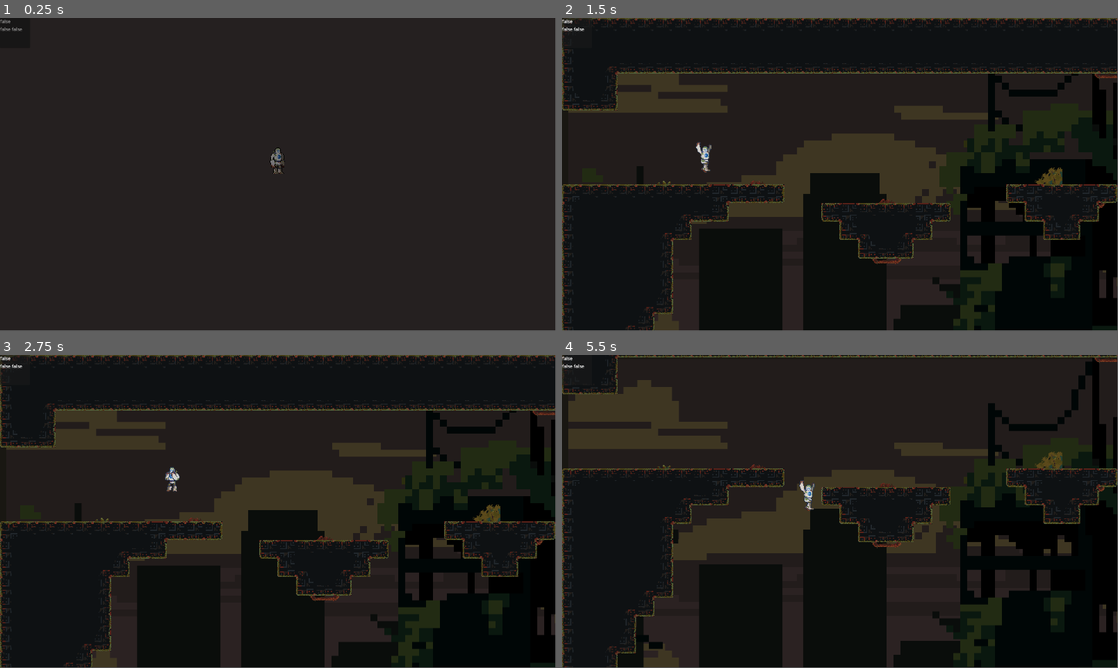
Above: before the commit, frames 1-4 (two rows, left to right).
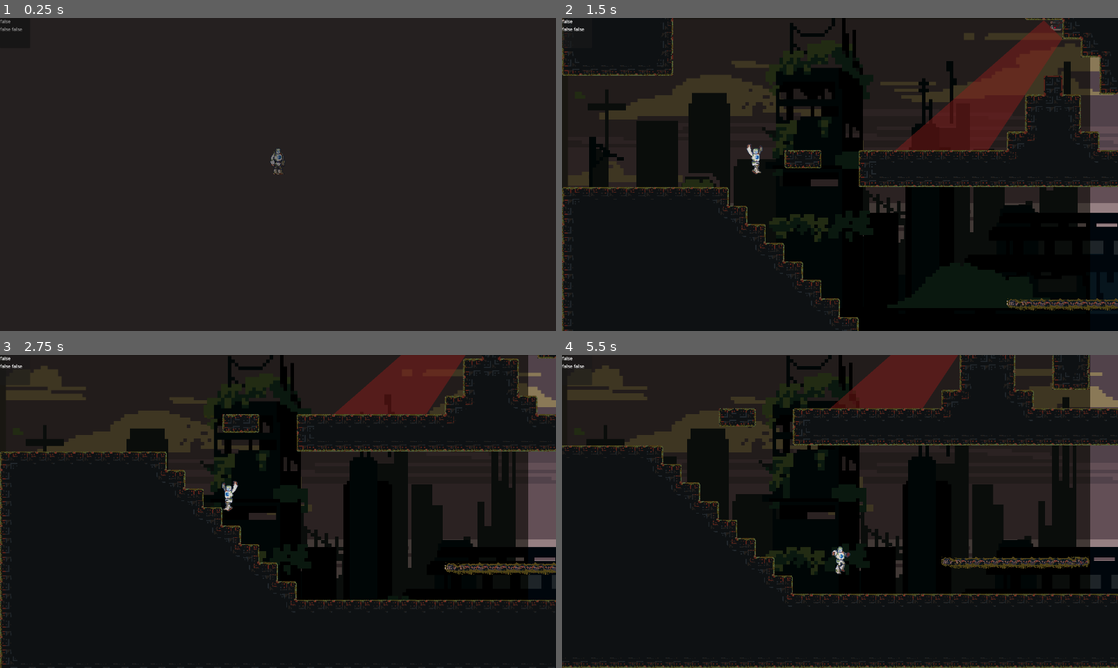
Above: after the commit, the same moments.

Repository: DevFTB/GMTK2024
Game: Godot game, scene res://main.tscn
The game is run twice, just before and just after one commit, with the same random seed, the same clock (stepped at 60 frames per second) and the same inputs. Sound files missing from this copy of the repository are replaced by a short silence.
Inputs:
- Up to frame 1 (0.25 s): no input
- Up to frame 2 (1.5 s): hold F (interact) 0.53-1.28 s; hold D (move_right) from 0.53 s (still down); tap Space (jump) at 0.77, 0.8, 1.07, 1.35 s
- Up to frame 3 (2.75 s): tap Space (jump) at 1.52, 1.82, 2.3 s; tap F (interact) at 1.55 s; release D (move_right) at 2.03 s; hold A (move_left) from 2.03 s (still down); hold F (interact) from 2.03 s (still down)
- Up to frame 4 (5.5 s): release A (move_left) at 2.78 s; release F (interact) at 2.78 s; hold D (move_right) 2.78-4.28 s; tap F (interact) at 2.85, 4.35 s; tap Space (jump) at 3.02, 3.32, 4.52, 4.82, 5.3 s; hold Space (jump) 3.53-4.28 s; hold A (move_left) 4.28-5.03 s; hold D (move_right) from 5.03 s (still down); hold F (interact) from 5.03 s (still down)
In our replay, the window is 799x449 before the commit and 800x450 after it. These sizes can differ from the game's own. Grey fills any space a smaller window leaves; there, only what the larger window draws over its background counts as a difference.

The runs differ from the first frame. In frame 1, less than 0.1% of the frame differs, in the area x 48-52%, y 41-50%; in frame 2, 34%; in frame 3, 32%; in frame 4, 36%, in the area x 0-100%, y 0-100%.

Commit message:
refactors audio system out of player script into animations

Diff:
--- a/entity/player/assets/big_anim_library.tres
+++ b/entity/player/assets/big_anim_library.tres
@@ -55,6 +55,20 @@
 "update": 1,
 "values": [true]
 }
+tracks/2/type = "method"
+tracks/2/imported = false
+tracks/2/enabled = true
+tracks/2/path = NodePath("SoundPlayer")
+tracks/2/interp = 1
+tracks/2/loop_wrap = true
+tracks/2/keys = {
+"times": PackedFloat32Array(0),
+"transitions": PackedFloat32Array(1),
+"values": [{
+"args": ["", false, false],
+"method": &"play"
+}]
+}
 
 [sub_resource type="Animation" id="Animation_6myp8"]
 resource_name = "fall_right"
@@ -71,9 +85,20 @@
 "update": 1,
 "values": [30]
 }
-
-[sub_resource type="Animation" id="Animation_nkrye"]
-resource_name = "glide"
+tracks/1/type = "method"
+tracks/1/imported = false
+tracks/1/enabled = true
+tracks/1/path = NodePath("SoundPlayer")
+tracks/1/interp = 1
+tracks/1/loop_wrap = true
+tracks/1/keys = {
+"times": PackedFloat32Array(0),
+"transitions": PackedFloat32Array(1),
+"values": [{
+"args": ["", false, false],
+"method": &"play"
+}]
+}
 
 [sub_resource type="Animation" id="Animation_hps8b"]
 resource_name = "idle"
@@ -92,10 +117,28 @@
 "update": 1,
 "values": [0, 1, 2, 3, 4, 5, 6, 7, 8]
 }
+tracks/1/type = "method"
+tracks/1/imported = false
+tracks/1/enabled = true
+tracks/1/path = NodePath("SoundPlayer")
+tracks/1/interp = 1
+tracks/1/loop_wrap = true
+tracks/1/keys = {
+"times": PackedFloat32Array(-0.1, 0),
+"transitions": PackedFloat32Array(1, 1),
+"values": [{
+"args": ["", false, false],
+"method": &"play"
+}, {
+"args": ["", false, false],
+"method": &"play"
+}]
+}
 
 [sub_resource type="Animation" id="Animation_uxi7o"]
 resource_name = "jump_left"
 length = 0.3
+step = 1.0
 tracks/0/type = "value"
 tracks/0/imported = false
 tracks/0/enabled = true
@@ -119,6 +162,20 @@
 "transitions": PackedFloat32Array(1, 1),
 "update": 1,
 "values": [true, false]
+}
+tracks/2/type = "method"
+tracks/2/imported = false
+tracks/2/enabled = true
+tracks/2/path = NodePath("SoundPlayer")
+tracks/2/interp = 1
+tracks/2/loop_wrap = true
+tracks/2/keys = {
+"times": PackedFloat32Array(0),
+"transitions": PackedFloat32Array(1),
+"values": [{
+"args": ["jump", true, false],
+"method": &"play"
+}]
 }
 
 [sub_resource type="Animation" id="Animation_eg4lj"]
@@ -135,6 +192,20 @@
 "transitions": PackedFloat32Array(1, 1, 1),
 "update": 1,
 "values": [27, 28, 30]
+}
+tracks/1/type = "method"
+tracks/1/imported = false
+tracks/1/enabled = true
+tracks/1/path = NodePath("SoundPlayer")
+tracks/1/interp = 1
+tracks/1/loop_wrap = true
+tracks/1/keys = {
+"times": PackedFloat32Array(0),
+"transitions": PackedFloat32Array(1),
+"values": [{
+"args": ["jump", true, false],
+"method": &"play"
+}]
 }
 
 [sub_resource type="Animation" id="Animation_2xi8m"]
@@ -225,7 +296,6 @@
 "RESET": SubResource("Animation_yw8jf"),
 "fall_left": SubResource("Animation_1wr7o"),
 "fall_right": SubResource("Animation_6myp8"),
-"glide": SubResource("Animation_nkrye"),
 "idle": SubResource("Animation_hps8b"),
 "jump_left": SubResource("Animation_uxi7o"),
 "jump_right": SubResource("Animation_eg4lj"),
--- a/entity/player/assets/big_state_machine.tres
+++ b/entity/player/assets/big_state_machine.tres
@@ -14,7 +14,7 @@
 blend_mode = 1
 
 [sub_resource type="AnimationNodeAnimation" id="AnimationNodeAnimation_8e2a5"]
-animation = &"small/idle"
+animation = &"big/idle"
 
 [sub_resource type="AnimationNodeAnimation" id="AnimationNodeAnimation_ymbpk"]
 animation = &"big/jump_left"
--- a/entity/player/assets/normal_anim_library.tres
+++ b/entity/player/assets/normal_anim_library.tres
@@ -55,6 +55,20 @@
 "update": 1,
 "values": [true]
 }
+tracks/2/type = "method"
+tracks/2/imported = false
+tracks/2/enabled = true
+tracks/2/path = NodePath("SoundPlayer")
+tracks/2/interp = 1
+tracks/2/loop_wrap = true
+tracks/2/keys = {
+"times": PackedFloat32Array(0),
+"transitions": PackedFloat32Array(1),
+"values": [{
+"args": ["", false, false],
+"method": &"play"
+}]
+}
 
 [sub_resource type="Animation" id="Animation_6myp8"]
 resource_name = "fall_right"
@@ -71,9 +85,20 @@
 "update": 1,
 "values": [30]
 }
-
-[sub_resource type="Animation" id="Animation_nkrye"]
-resource_name = "glide"
+tracks/1/type = "method"
+tracks/1/imported = false
+tracks/1/enabled = true
+tracks/1/path = NodePath("SoundPlayer")
+tracks/1/interp = 1
+tracks/1/loop_wrap = true
+tracks/1/keys = {
+"times": PackedFloat32Array(0),
+"transitions": PackedFloat32Array(1),
+"values": [{
+"args": ["", false, false],
+"method": &"play"
+}]
+}
 
 [sub_resource type="Animation" id="Animation_hps8b"]
 resource_name = "idle"
@@ -92,6 +117,20 @@
 "update": 1,
 "values": [0, 1, 2, 3, 4, 5, 6, 7, 8]
 }
+tracks/1/type = "method"
+tracks/1/imported = false
+tracks/1/enabled = true
+tracks/1/path = NodePath("SoundPlayer")
+tracks/1/interp = 1
+tracks/1/loop_wrap = true
+tracks/1/keys = {
+"times": PackedFloat32Array(0),
+"transitions": PackedFloat32Array(1),
+"values": [{
+"args": ["", false, false],
+"method": &"play"
+}]
+}
 
 [sub_resource type="Animation" id="Animation_uxi7o"]
 resource_name = "jump_left"
@@ -120,6 +159,20 @@
 "update": 1,
 "values": [true, false]
 }
+tracks/2/type = "method"
+tracks/2/imported = false
+tracks/2/enabled = true
+tracks/2/path = NodePath("SoundPlayer")
+tracks/2/interp = 1
+tracks/2/loop_wrap = true
+tracks/2/keys = {
+"times": PackedFloat32Array(0),
+"transitions": PackedFloat32Array(1),
+"values": [{
+"args": ["jump", true, false],
+"method": &"play"
+}]
+}
 
 [sub_resource type="Animation" id="Animation_eg4lj"]
 resource_name = "jump_right"
@@ -135,6 +188,20 @@
 "transitions": PackedFloat32Array(1, 1, 1),
 "update": 1,
 "values": [27, 28, 30]
+}
+tracks/1/type = "method"
+tracks/1/imported = false
+tracks/1/enabled = true
+tracks/1/path = NodePath("SoundPlayer")
+tracks/1/interp = 1
+tracks/1/loop_wrap = true
+tracks/1/keys = {
+"times": PackedFloat32Array(0),
+"transitions": PackedFloat32Array(1),
+"values": [{
+"args": ["jump", true, false],
+"method": &"play"
+}]
 }
 
 [sub_resource type="Animation" id="Animation_2xi8m"]
@@ -198,6 +265,20 @@
 "update": 1,
 "values": [18, 19, 20, 21, 22, 23, 24, 25]
 }
+tracks/1/type = "method"
+tracks/1/imported = false
+tracks/1/enabled = true
+tracks/1/path = NodePath("SoundPlayer")
+tracks/1/interp = 1
+tracks/1/loop_wrap = true
+tracks/1/keys = {
+"times": PackedFloat32Array(0),
+"transitions": PackedFloat32Array(1),
+"values": [{
+"args": ["move", false, true],
+"method": &"play"
+}]
+}
 
 [sub_resource type="Animation" id="Animation_37d3o"]
 resource_name = "move_right"
@@ -216,6 +297,20 @@
 "update": 1,
 "values": [8, 9, 10, 11, 12, 13, 14, 15]
 }
+tracks/1/type = "method"
+tracks/1/imported = false
+tracks/1/enabled = true
+tracks/1/path = NodePath("SoundPlayer")
+tracks/1/interp = 1
+tracks/1/loop_wrap = true
+tracks/1/keys = {
+"times": PackedFloat32Array(0),
+"transitions": PackedFloat32Array(1),
+"values": [{
+"args": ["move", false, true],
+"method": &"play"
+}]
+}
 
 [sub_resource type="Animation" id="Animation_xbiwo"]
 resource_name = "push"
@@ -225,7 +320,6 @@
 "RESET": SubResource("Animation_yw8jf"),
 "fall_left": SubResource("Animation_1wr7o"),
 "fall_right": SubResource("Animation_6myp8"),
-"glide": SubResource("Animation_nkrye"),
 "idle": SubResource("Animation_hps8b"),
 "jump_left": SubResource("Animation_uxi7o"),
 "jump_right": SubResource("Animation_eg4lj"),
--- a/entity/player/assets/normal_state_machine.tres
+++ b/entity/player/assets/normal_state_machine.tres
@@ -14,7 +14,7 @@
 blend_mode = 1
 
 [sub_resource type="AnimationNodeAnimation" id="AnimationNodeAnimation_8e2a5"]
-animation = &"small/idle"
+animation = &"normal/idle"
 
 [sub_resource type="AnimationNodeAnimation" id="AnimationNodeAnimation_ymbpk"]
 animation = &"normal/jump_left"
--- a/entity/player/assets/small_anim_library.tres
+++ b/entity/player/assets/small_anim_library.tres
@@ -27,6 +27,20 @@
 "update": 1,
 "values": [true]
 }
+tracks/2/type = "method"
+tracks/2/imported = false
+tracks/2/enabled = true
+tracks/2/path = NodePath("SoundPlayer")
+tracks/2/interp = 1
+tracks/2/loop_wrap = true
+tracks/2/keys = {
+"times": PackedFloat32Array(0),
+"transitions": PackedFloat32Array(1),
+"values": [{
+"args": ["", false, false],
+"method": &"play"
+}]
+}
 
 [sub_resource type="Animation" id="Animation_yh7tk"]
 resource_name = "fall_right"
@@ -43,6 +57,20 @@
 "update": 1,
 "values": [19]
 }
+tracks/1/type = "method"
+tracks/1/imported = false
+tracks/1/enabled = true
+tracks/1/path = NodePath("SoundPlayer")
+tracks/1/interp = 1
+tracks/1/loop_wrap = true
+tracks/1/keys = {
+"times": PackedFloat32Array(0),
+"transitions": PackedFloat32Array(1),
+"values": [{
+"args": ["", false, false],
+"method": &"play"
+}]
+}
 
 [sub_resource type="Animation" id="Animation_lyy8x"]
 resource_name = "glide_left"
@@ -72,6 +100,20 @@
 "update": 1,
 "values": [true]
 }
+tracks/2/type = "method"
+tracks/2/imported = false
+tracks/2/enabled = true
+tracks/2/path = NodePath("SoundPlayer")
+tracks/2/interp = 1
+tracks/2/loop_wrap = true
+tracks/2/keys = {
+"times": PackedFloat32Array(0),
+"transitions": PackedFloat32Array(1),
+"values": [{
+"args": ["glide", false, true],
+"method": &"play"
+}]
+}
 
 [sub_resource type="Animation" id="Animation_nlbpx"]
 resource_name = "glide_right"
@@ -101,6 +143,20 @@
 "update": 1,
 "values": [false]
 }
+tracks/2/type = "method"
+tracks/2/imported = false
+tracks/2/enabled = true
+tracks/2/path = NodePath("SoundPlayer")
+tracks/2/interp = 1
+tracks/2/loop_wrap = true
+tracks/2/keys = {
+"times": PackedFloat32Array(0),
+"transitions": PackedFloat32Array(1),
+"values": [{
+"args": ["glide", false, true],
+"method": &"play"
+}]
+}
 
 [sub_resource type="Animation" id="Animation_6fmsb"]
 resource_name = "idle"
@@ -119,6 +175,20 @@
 "update": 1,
 "values": [0, 1, 2, 3]
 }
+tracks/1/type = "method"
+tracks/1/imported = false
+tracks/1/enabled = true
+tracks/1/path = NodePath("SoundPlayer")
+tracks/1/interp = 1
+tracks/1/loop_wrap = true
+tracks/1/keys = {
+"times": PackedFloat32Array(0),
+"transitions": PackedFloat32Array(1),
+"values": [{
+"args": ["", false, false],
+"method": &"play"
+}]
+}
 
 [sub_resource type="Animation" id="Animation_v5h8i"]
 resource_name = "jump_left"
@@ -147,6 +217,20 @@
 "update": 1,
 "values": [true, false]
 }
+tracks/2/type = "method"
+tracks/2/imported = false
+tracks/2/enabled = true
+tracks/2/path = NodePath("SoundPlayer")
+tracks/2/interp = 1
+tracks/2/loop_wrap = true
+tracks/2/keys = {
+"times": PackedFloat32Array(0),
+"transitions": PackedFloat32Array(1),
+"values": [{
+"args": ["jump", true, false],
+"method": &"play"
+}]
+}
 
 [sub_resource type="Animation" id="Animation_rpsf7"]
 resource_name = "jump_right"
@@ -174,6 +258,20 @@
 "transitions": PackedFloat32Array(1),
 "update": 1,
 "values": [false]
+}
+tracks/2/type = "method"
+tracks/2/imported = false
+tracks/2/enabled = true
+tracks/2/path = NodePath("SoundPlayer")
+tracks/2/interp = 1
+tracks/2/loop_wrap = true
+tracks/2/keys = {
+"times": PackedFloat32Array(0),
+"transitions": PackedFloat32Array(1),
+"values": [{
+"args": ["jump", true, false],
+"method": &"play"
+}]
 }
 
 [sub_resource type="Animation" id="Animation_gajod"]
--- a/entity/player/player.tscn
+++ b/entity/player/player.tscn
@@ -25,6 +25,7 @@
 [ext_resource type="AudioStream" uid="uid://d0qo1268wfwma" path="res://sounds/player/jump medium.wav" id="11_r3er0"]
 [ext_resource type="AnimationNodeStateMachine" uid="uid://c2slo88fd2yc1" path="res://entity/player/assets/big_state_machine.tres" id="12_pdx75"]
 [ext_resource type="AudioStream" uid="uid://d3tlclkgqqfu4" path="res://sounds/player/jump heavy.wav" id="13_r8481"]
+[ext_resource type="Script" path="res://entity/player/player_sound.gd" id="17_eebbm"]
 
 [sub_resource type="Gradient" id="Gradient_flrl2"]
 colors = PackedColorArray(0, 0.439216, 0.686275, 1, 0.207558, 0.000121289, 0.672063, 1)
@@ -144,30 +145,6 @@
 }
 stats = ExtResource("3_8w4te")
 
-[node name="SmallSoundPlayer" type="AudioStreamPlayer2D" parent="."]
-bus = &"SFX"
-script = ExtResource("5_s2ap8")
-footsteps = ExtResource("6_a1evr")
-jump = ExtResource("7_63xwt")
-size_up = ExtResource("7_dpa12")
-size_down = ExtResource("9_qfaku")
-
-[node name="NormalSoundPlayer" type="AudioStreamPlayer2D" parent="."]
-bus = &"SFX"
-script = ExtResource("5_s2ap8")
-footsteps = ExtResource("7_qijco")
-jump = ExtResource("11_r3er0")
-size_up = ExtResource("7_dpa12")
-size_down = ExtResource("9_qfaku")
-
-[node name="BigSoundPlayer" type="AudioStreamPlayer2D" parent="."]
-bus = &"SFX"
-script = ExtResource("5_s2ap8")
-footsteps = ExtResource("8_gorsm")
-jump = ExtResource("13_r8481")
-size_up = ExtResource("7_dpa12")
-size_down = ExtResource("7_dpa12")
-
 [node name="SizeChangeParticles" type="GPUParticles2D" parent="."]
 position = Vector2(0, -18)
 emitting = false
@@ -194,6 +171,7 @@
 offset = Vector2(-32, -64)
 hframes = 9
 vframes = 4
+frame = 8
 
 [node name="SmallSprite2D" type="Sprite2D" parent="."]
 visible = false
@@ -356,5 +334,33 @@
 period = 3.0
 amplitude = 0.5
 
+[node name="SoundPlayer" type="Node2D" parent="." node_paths=PackedStringArray("player")]
+script = ExtResource("17_eebbm")
+player = NodePath("..")
+
+[node name="SmallSoundPlayer" type="AudioStreamPlayer2D" parent="SoundPlayer"]
+bus = &"SFX"
+script = ExtResource("5_s2ap8")
+footsteps = ExtResource("6_a1evr")
+jump = ExtResource("7_63xwt")
+size_up = ExtResource("7_dpa12")
+size_down = ExtResource("9_qfaku")
+
+[node name="NormalSoundPlayer" type="AudioStreamPlayer2D" parent="SoundPlayer"]
+bus = &"SFX"
+script = ExtResource("5_s2ap8")
+footsteps = ExtResource("7_qijco")
+jump = ExtResource("11_r3er0")
+size_up = ExtResource("7_dpa12")
+size_down = ExtResource("9_qfaku")
+
+[node name="BigSoundPlayer" type="AudioStreamPlayer2D" parent="SoundPlayer"]
+bus = &"SFX"
+script = ExtResource("5_s2ap8")
+footsteps = ExtResource("8_gorsm")
+jump = ExtResource("13_r8481")
+size_up = ExtResource("7_dpa12")
+size_down = ExtResource("7_dpa12")
+
 [connection signal="is_grounded_moving" from="." to="." method="_on_is_grounded_moving"]
 [connection signal="jumped" from="." to="." method="_on_jumped"]
--- /dev/null
+++ b/entity/player/player_sound.gd
@@ -0,0 +1,64 @@
+extends Node2D
+
+@export var player: Player
+@export var max_queue_size: int = 1
+
+var active_player: SoundPlayer:
+	get:
+		return sound_players[player.size_mode]
+
+var currently_playing: String
+var is_looping : bool = false
+var queue : Array[AudioQueueItem] = []
+
+@onready var small_sound_player: SoundPlayer = $SmallSoundPlayer
+@onready var normal_sound_player: SoundPlayer = $NormalSoundPlayer
+@onready var big_sound_player: SoundPlayer = $BigSoundPlayer
+
+@onready var sound_players = {
+	Player.SizeMode.SMALL: $SmallSoundPlayer,
+	Player.SizeMode.NORMAL: $NormalSoundPlayer,
+	Player.SizeMode.BIG: $BigSoundPlayer
+}
+
+func _ready() -> void:
+	for sp in sound_players.values():
+		sp.finished.connect(_pop_queue)
+
+func play(key: String, force:=false, is_loop:=false) -> void:
+	prints(key, force, is_loop, " currently : ", currently_playing)
+	if currently_playing != key:
+		if active_player.playing:
+			if force or is_looping:
+				print("played it on top")
+				active_player.fx_play(key)
+				is_looping = is_loop
+			else:
+				if queue.size () < max_queue_size:
+					print("queued it")
+
+					queue.push_back(AudioQueueItem.new(key, is_loop))
+
+		else:
+			print("played it")
+
+			active_player.fx_play(key)
+			is_looping = is_loop
+	else:
+		print("play nothing")
+		_pop_queue()
+func _pop_queue() -> void:
+	if queue.size() > 0:
+		var next : AudioQueueItem = queue.pop_front()
+		play(next.key, false, next.is_loop)
+	else:
+		currently_playing = ""
+		active_player.stop()
+
+class AudioQueueItem:
+	var is_loop : bool = false
+	var key: String = ""
+
+	func _init(p_key: String, p_is_loop: bool = false) -> void:
+		key = p_key
+		is_loop = p_is_loop
--- a/entity/player/player_sound_player.gd
+++ b/entity/player/player_sound_player.gd
@@ -1,5 +1,4 @@
 extends AudioStreamPlayer2D
-
 class_name SoundPlayer
 
 @export var footsteps : AudioStream
@@ -12,9 +11,8 @@
 @export var interact : AudioStream #not connected
 @export var chatter : AudioStream #not connected
 
-
 @onready var sound_fx_dict = {
-	"footsteps" : footsteps,
+	"move" : footsteps,
 	"jump" : jump,
 	"glide" : glide,
 	"death" : death,
@@ -25,10 +23,23 @@
 	"chatter" : chatter
 }
 
+var current_playing = ""
 
-func fx_play(track_name):
-	var track = sound_fx_dict[track_name]
-	print("playing",track_name, track)
-	stop()
-	set_stream(track)
-	play()
+func _ready() -> void:
+	finished.connect(_on_finished)
+
+func _on_finished() -> void:
+	current_playing = ""
+
+func fx_play(track_name: String) -> void:
+	if sound_fx_dict.has(track_name):
+		var track = sound_fx_dict[track_name]
+		print("playing",track_name, track)
+		stop()
+
+		set_stream(track)
+		current_playing = track_name
+
+		play()
+	else:
+		stop()
--- a/entity/player/scripts/player.gd
+++ b/entity/player/scripts/player.gd
@@ -3,6 +3,7 @@
 
 signal size_mode_changed(old_size:SizeMode, new_size: SizeMode)
 signal killed
+signal action_started(action: String)
 
 enum SizeMode {
 	SMALL, NORMAL, BIG
@@ -49,13 +50,6 @@
 	SizeMode.NORMAL: $NormalAnimationPlayer,
 	SizeMode.BIG: $BigAnimationPlayer,
 }
-
-@onready var sound_player_dict := {
-	SizeMode.SMALL: $SmallSoundPlayer,
-	SizeMode.NORMAL: $NormalSoundPlayer,
-	SizeMode.BIG: $BigSoundPlayer,
-}
-
 @onready var active_environment_detector: Node2D = $ActiveEnvironmentDetector
 
 # bit 0:gauntlet, bit 1:glider, bit 2: double_jump
@@ -78,12 +72,6 @@
 
 			switch_size(order[new_index])
 
-			stop_playback()
-			var sound_player = sound_player_dict[size_mode]
-			sound_player.fx_play("size_down")
-			currently_playing = "size_down"
-
-
 
 	if event.is_action_pressed("change_size_up"):
 		var index = order.find(size_mode)
@@ -92,25 +80,6 @@
 			if _check_size(order[new_index]):
 				print("hah", new_index)
 				switch_size(order[new_index])
-
-				var sound_player = sound_player_dict[size_mode]
-				stop_playback()
-				sound_player.fx_play("size_up")
-				currently_playing = "size_up"
-
-
-	if event.is_action("move_left") or event.is_action("move_right"):
-		if _grounded == true and currently_playing != "footsteps":
-			var sound_player = sound_player_dict[size_mode]
-			stop_playback()
-			sound_player.fx_play("footsteps")
-			currently_playing = "footsteps"
-
-	if event.is_action_released("move_left") or event.is_action_released("move_right") or _grounded == false:
-		if currently_playing == "footsteps":
-			stop_playback()
-			currently_playing = "none"
-
 
 func _physics_process(delta: float) -> void:
 	super(delta)
@@ -190,18 +159,3 @@
 	$Camera2D.limit_right = right
 	$Camera2D.limit_bottom = bottom
 	print(top,left,right,bottom)
-
-
-
-
-func _on_jumped():
-	is_walking = false
-	var sound_player = sound_player_dict[size_mode]
-	stop_playback()
-	sound_player.fx_play("jump")
-	currently_playing = "jump"
-
-func stop_playback():
-	$SmallSoundPlayer.stop()
-	$NormalSoundPlayer.stop()
-	$BigSoundPlayer.stop()
--- a/entity/player/scripts/player_animation.gd
+++ b/entity/player/scripts/player_animation.gd
@@ -9,6 +9,7 @@
 @onready var animation_tree: AnimationTree = $AnimationTree
 @onready var playback : AnimationNodeStateMachinePlayback = animation_tree.get("parameters/playback")
 @onready var size_change_particles: GPUParticles2D = $"../SizeChangeParticles"
+@onready var sound_player: Node2D = $"../SoundPlayer"
 
 @onready var default_scale := sprite_2d.scale
 
@@ -16,6 +17,8 @@
 
 func _ready() -> void:
 	_bind_signal_to_state(player.jumped, "jump")
+
+	player.size_mode_changed.connect(_on_player_size_changed)
 
 func _physics_process(_delta: float) -> void:
 	for param in directional_parameters:
@@ -59,7 +62,6 @@
 
 	animation_tree.active = true
 	active = true
-
 	playback.travel("idle")
 
 func disable() -> void:
@@ -67,3 +69,9 @@
 
 	animation_tree.active = false
 	active = false
+
+func _on_player_size_changed(old_size: Player.SizeMode, new_size: Player.SizeMode) -> void:
+	if old_size < new_size:
+		sound_player.play("size_down")
+	else:
+		sound_player.play("size_up")
--- a/main.tscn
+++ b/main.tscn
@@ -27,7 +27,7 @@
 script = ExtResource("2_lml2l")
 levels = ExtResource("3_s4mag")
 level_transition_screen = NodePath("../CanvasLayer/LevelTransitionScreen")
-start_level_name = "level1"
+start_level_name = "level2"
 
 [node name="Player" parent="World" instance=ExtResource("3_yqlic")]
 collision_mask = 27
--- a/project.godot
+++ b/project.godot
@@ -19,6 +19,7 @@
 window/size/viewport_width=1920
 window/size/viewport_height=1080
 window/size/mode=3
+window/stretch/mode="viewport"
 
 [global_group]
 
Not shown: 1 places in default_bus_layout.tres that only renumber resources
Not shown: 1 places in entity/player/assets/big_anim_library.tres that only renumber resources
Not shown: 1 places in entity/player/assets/normal_anim_library.tres that only renumber resources
Not shown: 1 places in entity/player/player.tscn that only renumber resources
Not shown: 1 places in level/world_levels.tres that only renumber resources
